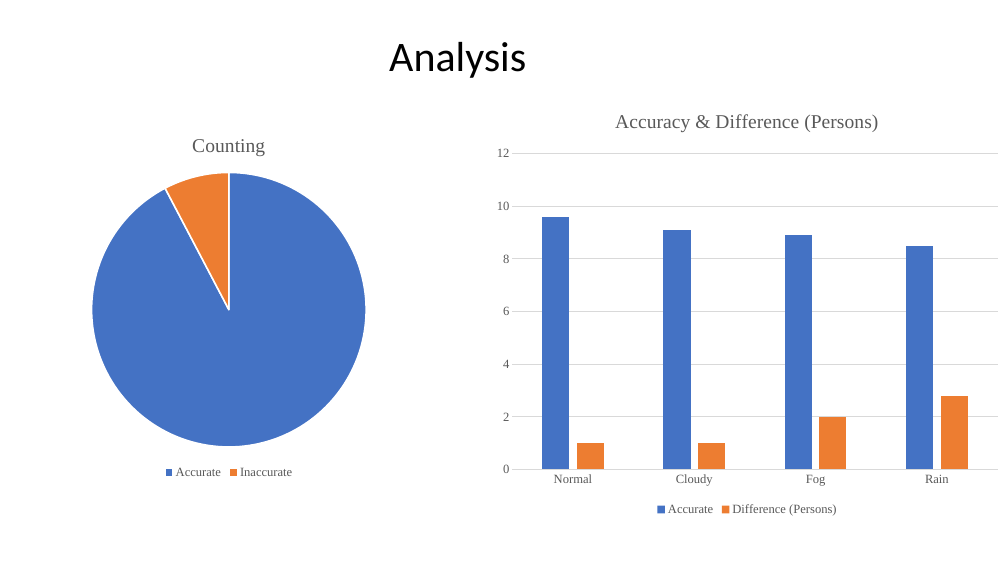
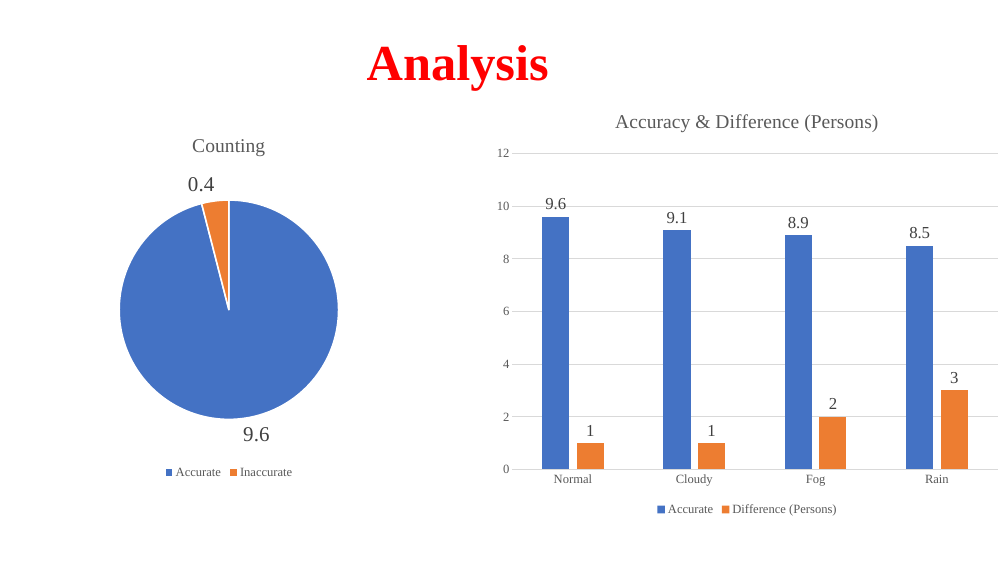
Before and after one commit to Chakrapani2122/Major-Project, a slide deck: slide 9 of Major Project.pptx. Drawn at 1008x567 pixels with LibreOffice and Linux fonts; fonts in the diff are those of the drawing. Boxes give left, top, right and bottom in pixels: in the first picture for what was removed or moved away, otherwise in the second. Text is boxed around its words. In the diff, an @@ line names an element or a change of style, - is before the commit and + after.

```diff
--- a/Major Project.pptx
+++ b/Major Project.pptx
@@ text "Analysis" at [367,45,549,90]: size 40 to 48 pt, font Calibri to Times New Roman, text colour #000000 to #FF0000, bold on @@
@@ pie chart at [0,118,458,482] @@
@@ Series 1, Accurate: 92 to 9.6 @@
@@ Series 1, Inaccurate: 8 to 0.4 @@
@@ data labels of Series 1 added @@
@@ column chart at [486,93,1008,520] @@
@@ data labels of Accurate added @@
@@ Difference (Persons), Rain: 2.8 to 3 @@
@@ data labels of Difference (Persons) added @@
```
Also in this commit, not shown: 10 other slides changed.
